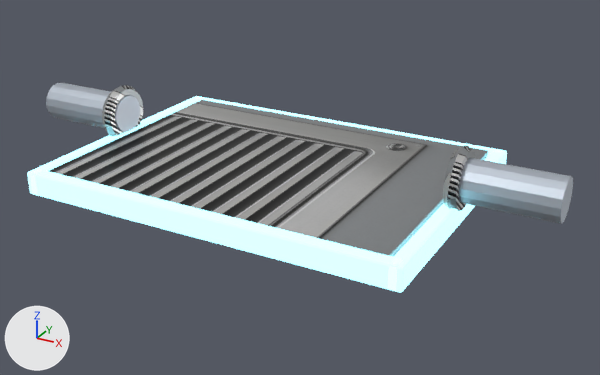
The glTF model 3d/assets/export/prop_pipe_port.glb, before and after one commit.
Both versions are drawn from a 50 mm lens placed at (1.65, -2.78, 1.39), pointed at (0.12, -0.01, 0.01). Lighting does not change. The marker at lower left points along +X, +Y and +Z. The picture after the commit comes second. Where no turn or scale is listed for an object, it has been applied to the vertices.

In view in the first picture: 'face', 'flange_-1', 'flange_1', 'rim_e', 'rim_n', 'rim_s', 'rim_w', 'stub_-1', 'stub_1' and 1 more.
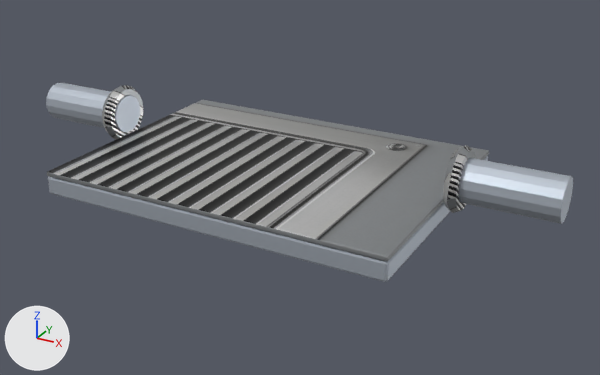
Where the change shows, as pixel boxes (x1, y1, x2, y2) in the pictures (600 x 375 px):
'rim_n', deleted: before (30, 169, 402, 290)
'rim_e', deleted: before (388, 149, 507, 293)
'rim_w', deleted: before (27, 96, 202, 196)
'rim_s', deleted: before (195, 96, 502, 156)
'duct', unchanged, uncovered by the edit: before (393, 156, 487, 256); after (48, 156, 488, 282)

The change in detail:
Object 'rim_e' (ob_rim_e) is deleted.
Object 'rim_n' (ob_rim_n) is deleted.
Object 'rim_s' (ob_rim_s) is deleted.
Object 'rim_w' (ob_rim_w) is deleted.
